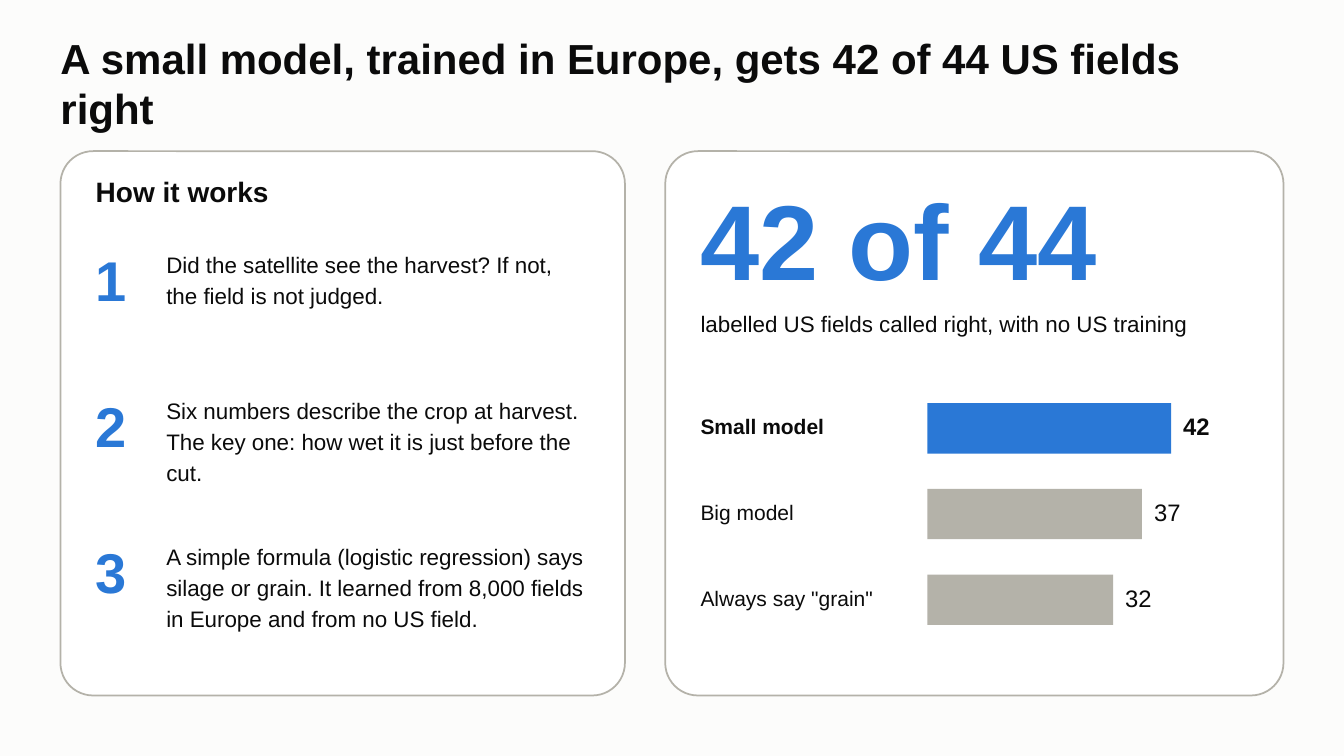
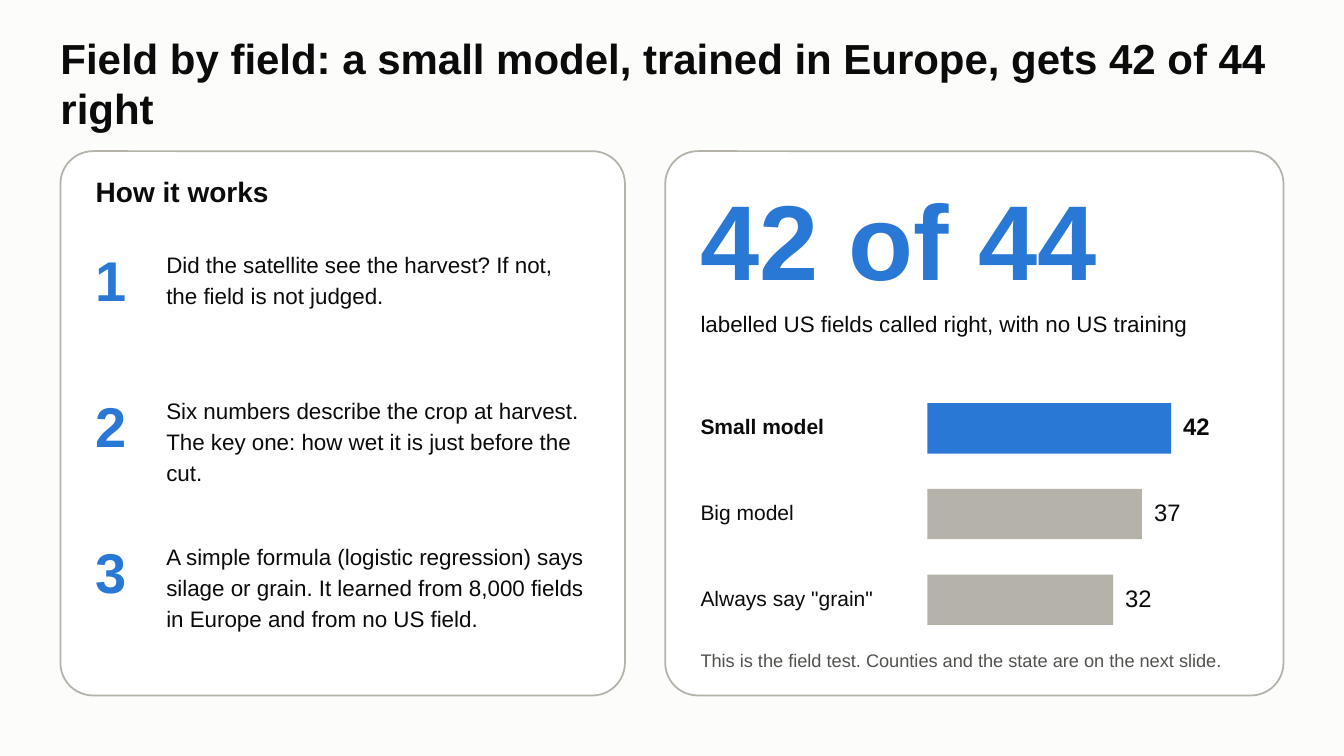
Before and after one commit to ChenSiyun1234/FieldVision, a slide deck: slide 4 of handoff/presentation/FieldVision_model_story.pptx. Drawn at 1344x756 pixels with LibreOffice and Linux fonts; fonts in the diff are those of the drawing. Boxes give left, top, right and bottom in pixels: in the first picture for what was removed or moved away, otherwise in the second. Text is boxed around its words. In the diff, an @@ line names an element or a change of style, - is before the commit and + after.

Commit message:
Deck: twelve slides with every county and state result, the tuning as one table and the team's system; hand-over page with Wisconsin 2023

```diff
--- a/handoff/presentation/FieldVision_model_story.pptx
+++ b/handoff/presentation/FieldVision_model_story.pptx
@@ title at (60, 43, 1266, 133): text changed @@
-A small model, trained in Europe, gets 42 of 44 US fields right
+Field by field: a small model, trained in Europe, gets 42 of 44 right
@@ text added at (701, 654, 1221, 667), 13 pt, text #52514E @@
+This is the field test. Counties and the state are on the next slide.
```
Also in this commit, not shown: 2 other slides changed, 3 slides added, 1 slide removed, 2 other files.
